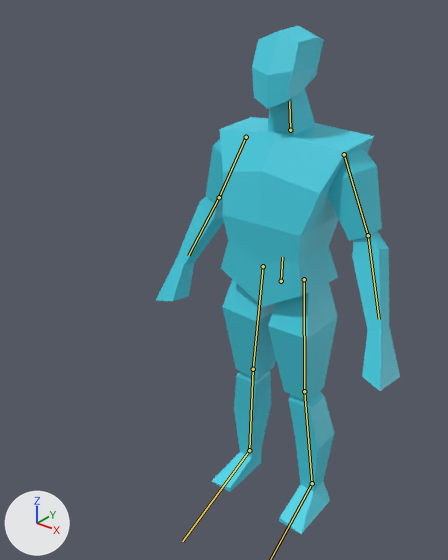
One commit to the glTF model assets/graphics/player/Player.glb: the scene before it, then after it.
Before and after are seen from a camera (50 mm lens) standing at (1.148, -1.779, 2.065) and looking at (-0.143, -0.166, 1.064). Lighting does not change. The marker at lower left points along +X, +Y and +Z. The older version comes first. The bones that bend it are drawn over the model as lines.
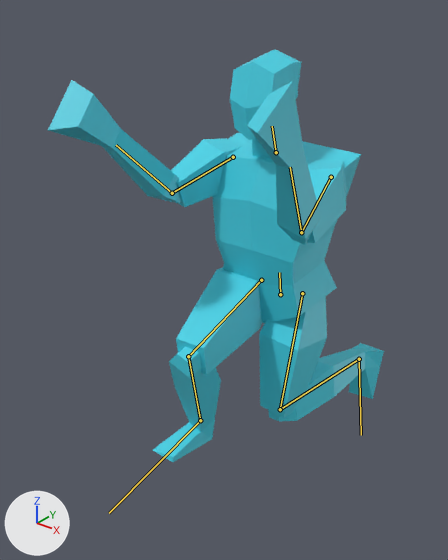
The newer file adds an action. The first version stands in its rest pose; the second is drawn at frame 12 of the action 'jump_start'.

The change in detail:
Bone 'body' (bone_body) moves from (0.0, 0.0, 0.0) to (0.0, -0.057, -0.002).
Bone 'body' (bone_body) turns from (0, 0, 0) to (9, 0, 0) degrees about its own x, y and z.
Bone 'upperarm.l' (bone_upperarm_l) turns from (0, 0, 0) to (75, -12, -21) degrees about its own x, y and z.
Bone 'lowerarm.l' (bone_lowerarm_l) turns from (0, 0, 0) to (66, -10, -2) degrees about its own x, y and z.
Bone 'upperleg.l' (bone_upperleg_l) turns from (0, 0, 0) to (20, 0, -5) degrees about its own x, y and z.
Bone 'lowerleg.l' (bone_lowerleg_l) turns from (0, 0, 0) to (-97, 12, 10) degrees about its own x, y and z.
Bone 'foot.l' (bone_foot_l) turns from (0, 0, 0) to (10, -4, -13) degrees about its own x, y and z.
Bone 'upperarm.r' (bone_upperarm_r) turns from (0, 0, 0) to (79, 13, 21) degrees about its own x, y and z.
Bone 'lowerarm.r' (bone_lowerarm_r) turns from (0, 0, 0) to (49, 8, 0) degrees about its own x, y and z.
Bone 'upperleg.r' (bone_upperleg_r) turns from (0, 0, 0) to (88, -5, 2) degrees about its own x, y and z.
Bone 'lowerleg.r' (bone_lowerleg_r) turns from (0, 0, 0) to (-95, -12, -11) degrees about its own x, y and z.
Bone 'foot.r' (bone_foot_r) turns from (0, 0, 0) to (28, 7, 8) degrees about its own x, y and z.

Where the change shows, as pixel boxes [x1, y1, x2, y2] in the pictures (448 x 560 px):
'Cube', posed (38% wider, 19% shorter)
    before: [156, 26, 400, 534]
    after: [48, 50, 384, 462]
bone 'body', root to tip
    before: (281, 281) to (282, 257)
    after: (280, 294) to (279, 272)
bone 'upperarm.l', root to tip
    before: (344, 154) to (368, 235)
    after: (331, 177) to (301, 232)
bone 'lowerarm.l', root to tip
    before: (368, 235) to (379, 319)
    after: (301, 232) to (290, 167)
bone 'upperleg.l', root to tip
    before: (304, 279) to (304, 391)
    after: (302, 293) to (280, 409)
bone 'lowerleg.l', root to tip
    before: (304, 391) to (312, 483)
    after: (280, 409) to (359, 359)
bone 'upperarm.r', root to tip
    before: (246, 137) to (219, 197)
    after: (233, 157) to (172, 193)
bone 'lowerarm.r', root to tip
    before: (219, 197) to (188, 255)
    after: (172, 193) to (116, 145)
bone 'upperleg.r', root to tip
    before: (263, 266) to (253, 369)
    after: (261, 280) to (188, 356)
bone 'lowerleg.r', root to tip
    before: (253, 369) to (249, 450)
    after: (188, 356) to (200, 420)
bone 'foot.r', root to tip
    before: (249, 450) to (182, 541)
    after: (200, 420) to (109, 513)
